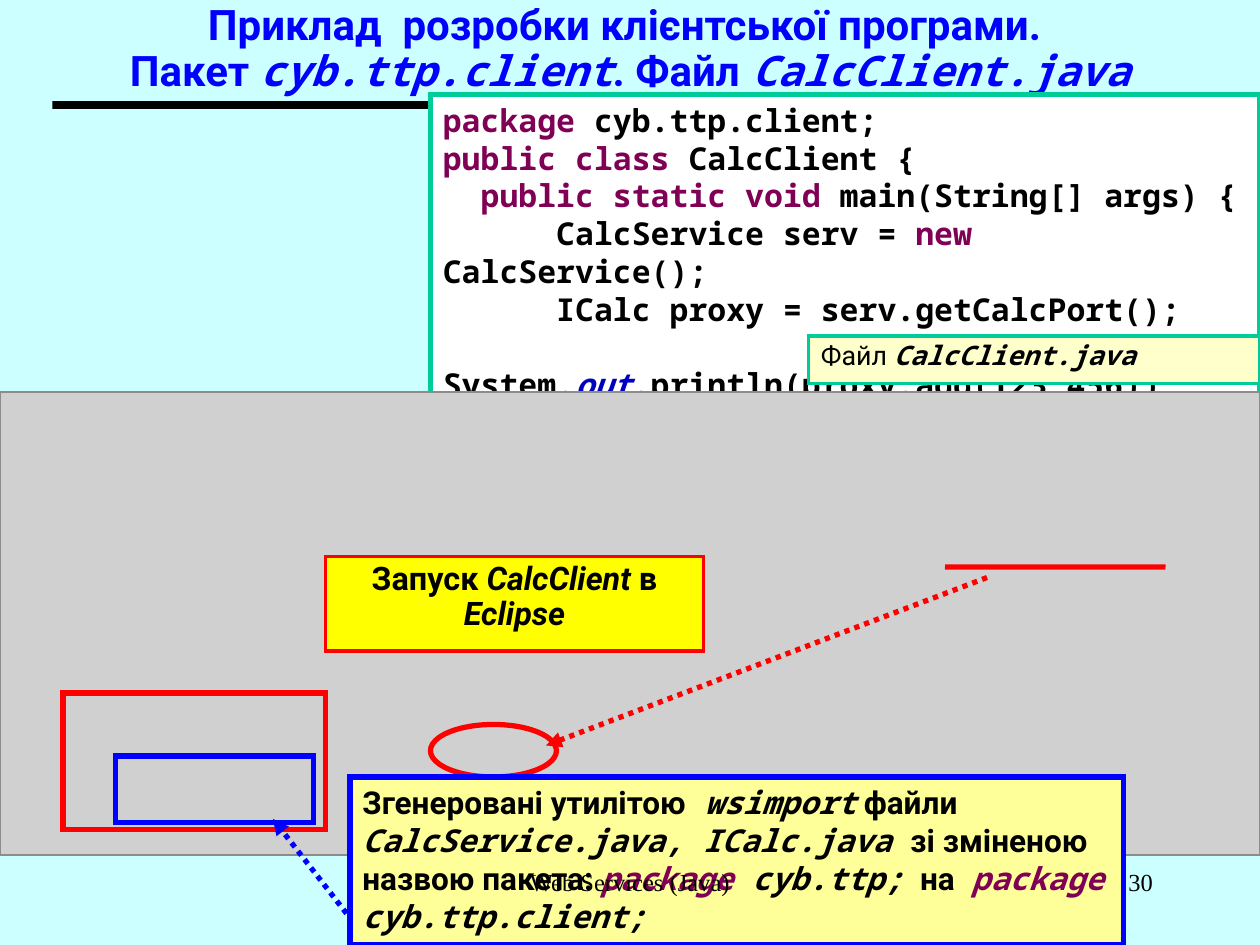
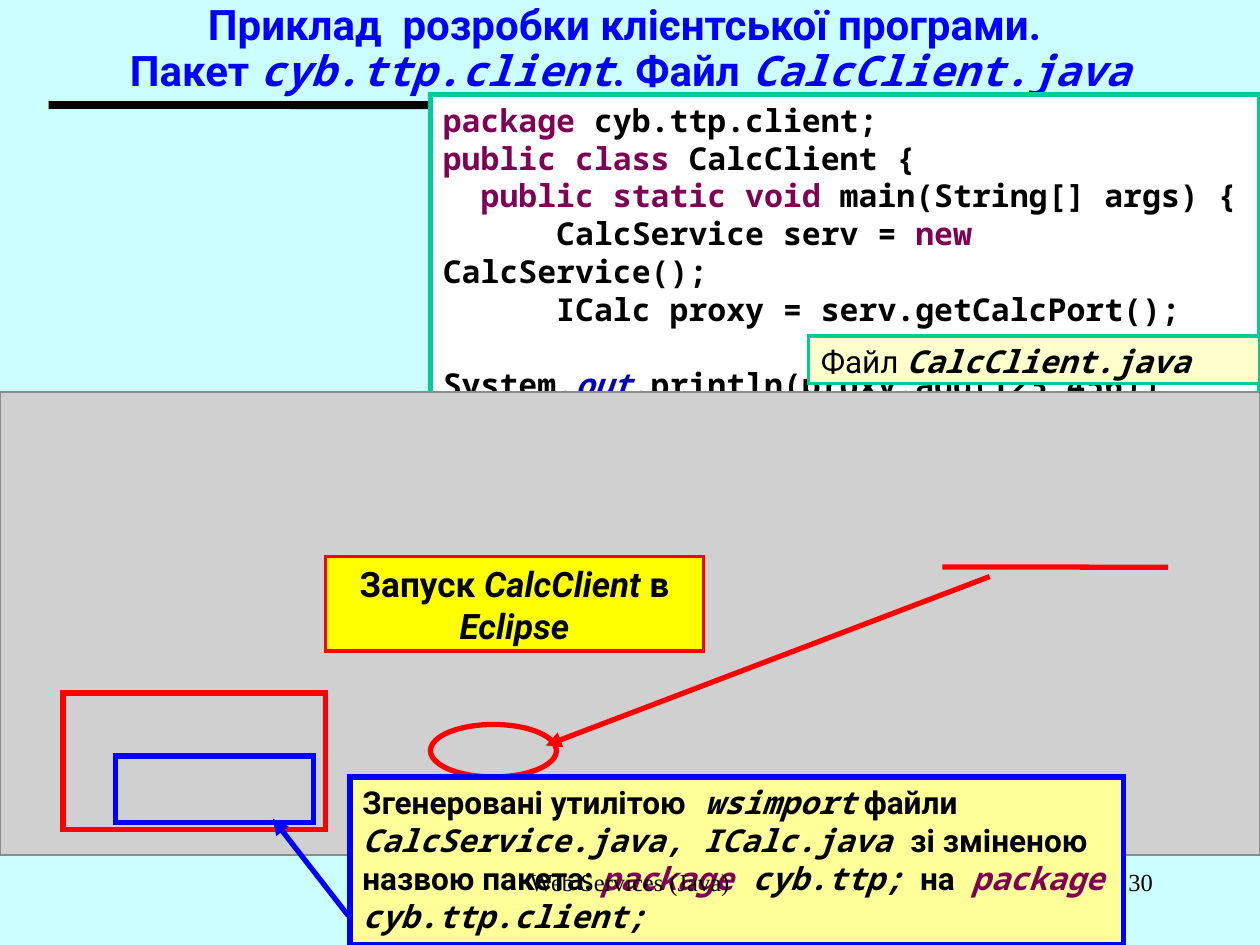
Before and after one commit to magistrs2016/magistrs2016.github.io, a slide deck: slide 30 of it/it_demo05/W27_WebServices_Java_(50)_2016.ppt. Drawn at 1260x945 pixels with LibreOffice and Linux fonts; fonts in the diff are those of the drawing; grey boxes stand for pictures. Boxes give left, top, right and bottom in pixels: in the first picture for what was removed or moved away, otherwise in the second. Text is boxed around its words. In the diff, an @@ line names an element or a change of style, - is before the commit and + after.

```diff
--- a/it/it_demo05/W27_WebServices_Java_(50)_2016.ppt
+++ b/it/it_demo05/W27_WebServices_Java_(50)_2016.ppt
@@ rectangle "Файл CalcClient.java" at box(809, 336, 1260, 384): size 15.3 to 18 pt; line spacing 0.9 to 1 @@
@@ rectangle "Запуск CalcClient в Eclipse" at box(325, 557, 703, 651): size 18.5 to 20 pt; line spacing 0.9 to 1 @@
@@ arrow (987, 577) - (546, 746): stroke #FF0000 3 pt dashed to #FF0000 3 pt @@
@@ arrow (346, 914) - (272, 819): stroke #0000FF 3 pt dashed to #0000FF 3 pt @@
```
Also in this commit, not shown: 16 other slides changed, 9 other files.
